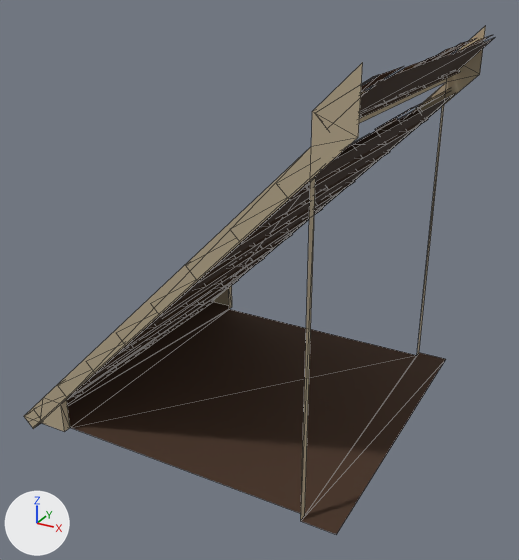
Renders of the glTF model houses/roof-high-wood.glb from each side of a commit.
One viewpoint serves both versions: a 50 mm camera at (1.005, -1.818, 1.309) aimed at (0.027, -0.041, 0.42). Arrows for +X, +Y and +Z are at lower left; the lights stay in place. The picture after the commit comes second. Mesh edges are drawn as thin lines. Vertices at exactly the same position are counted once.

Names of what the first picture shows: 'roof-high-wood'.
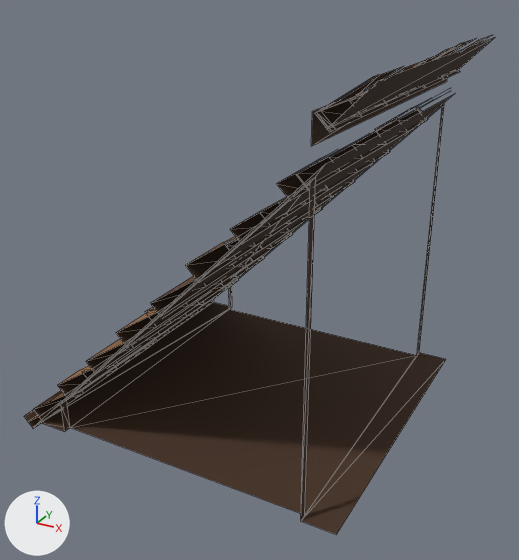
What differs and where, as boxes (x1, y1, x2, y2) in the pictures (519 x 560 px):
'roof-high-wood', reshaped
    before: (24, 26, 494, 535)
    after: (24, 35, 494, 535)
part 1 of me_roof_high_wood, deleted
    before: (24, 62, 363, 432)
part 2 of me_roof_high_wood, deleted
    before: (213, 26, 486, 306)
part 3 of me_roof_high_wood, recoloured
    both: (61, 78, 447, 520)

The change, as a diff of the scene's bpy script:
```diff
--- a/houses/roof-high-wood.glb.py
+++ b/houses/roof-high-wood.glb.py
@@ me_roof_high_wood @@
 # used by ob_roof_high_wood; location = (0.0, 0.0, 0.0)
-me_roof_high_wood.from_pydata(...)  # 486 vertices, 400 faces; spans x -0.571..0.533, y -0.5..0.5, z -0.035..1.141
+me_roof_high_wood.from_pydata(...)  # 480 vertices, 382 faces; spans x -0.571..0.533, y -0.5..0.5, z -0.035..1.121
+# me_roof_high_wood part 1
+# 3 vertices are removed from x -0.471..0.5, y -0.5, z 0.1..1.141
+# 9 faces are deleted
+# me_roof_high_wood part 2
+# 3 vertices are removed from x -0.471..0.5, y 0.5, z 0.1..1.141
+# 9 faces are deleted
+# me_roof_high_wood part 3: 10 kept faces spanning x -0.4..0.4, y -0.5..0.5, z 0.0..1.041 get new vertex colours; the middle colour goes from beige #b6a78b to brown #38220d
 me_roof_high_wood.materials.append(mat_roofing)
```
